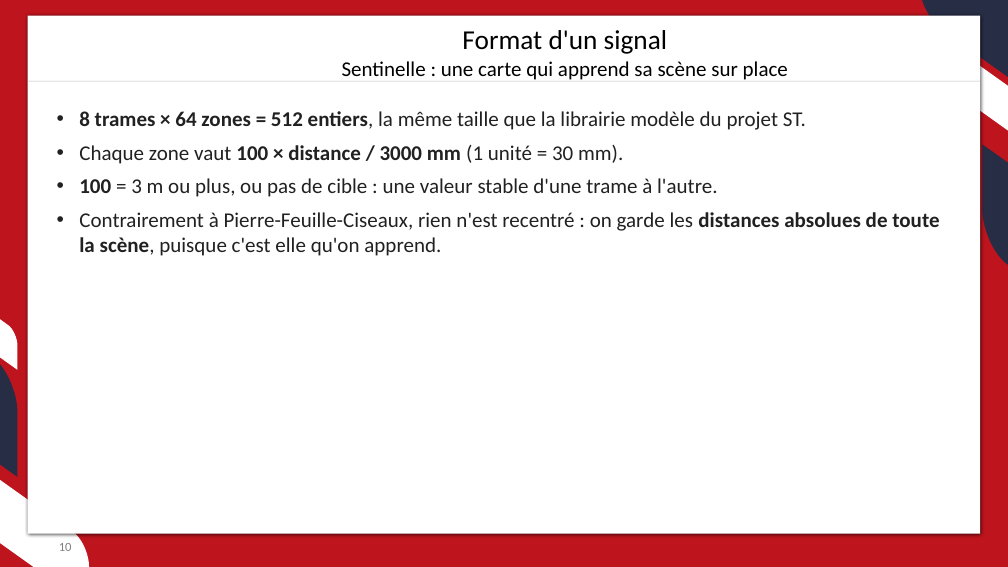
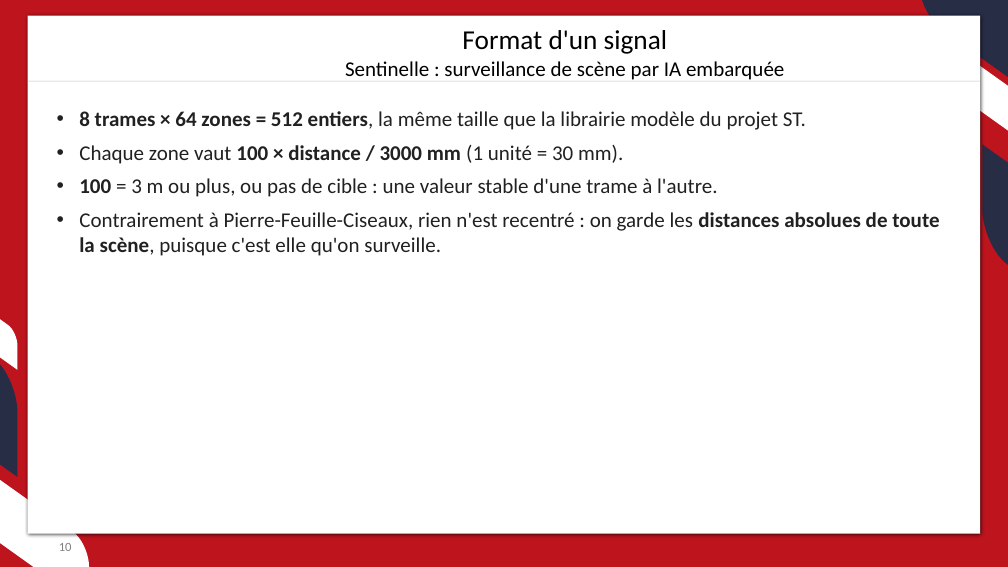
Before and after one commit to JC-Toussaint/ST_Phelma_Hackathon, a slide deck: slide 10 of sentinelle/sentinelle.pptx. Drawn at 1008x567 pixels with LibreOffice and Linux fonts; fonts in the diff are those of the drawing; background and template pictures are left out. Boxes give left, top, right and bottom in pixels: in the first picture for what was removed or moved away, otherwise in the second. Text is boxed around its words. In the diff, an @@ line names an element or a change of style, - is before the commit and + after.

```diff
--- a/sentinelle/sentinelle.pptx
+++ b/sentinelle/sentinelle.pptx
@@ text at [345,61,784,80]: text changed @@
-Sentinelle : une carte qui apprend sa scène sur place
+Sentinelle : surveillance de scène par IA embarquée
@@ text at [79,212,939,256]: text changed @@
-• Contrairement à Pierre-Feuille-Ciseaux, rien n'est recentré : on garde les distances absolues de toute la scène, puisque c'est elle qu'on apprend.
+• Contrairement à Pierre-Feuille-Ciseaux, rien n'est recentré : on garde les distances absolues de toute la scène, puisque c'est elle qu'on surveille.
```
Also in this commit, not shown: 20 other slides changed, 1 slide added, 1 slide removed, 8 other files.
